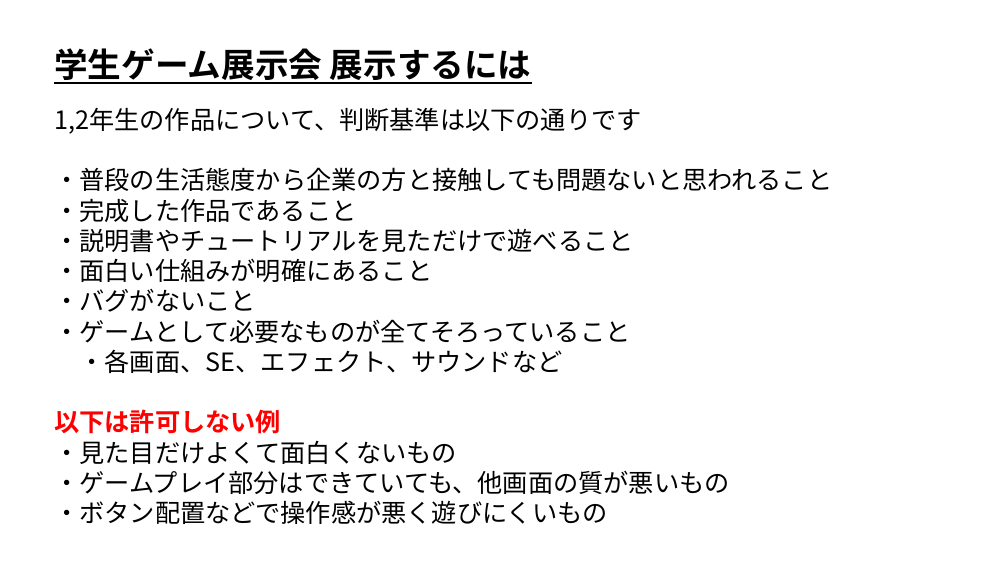
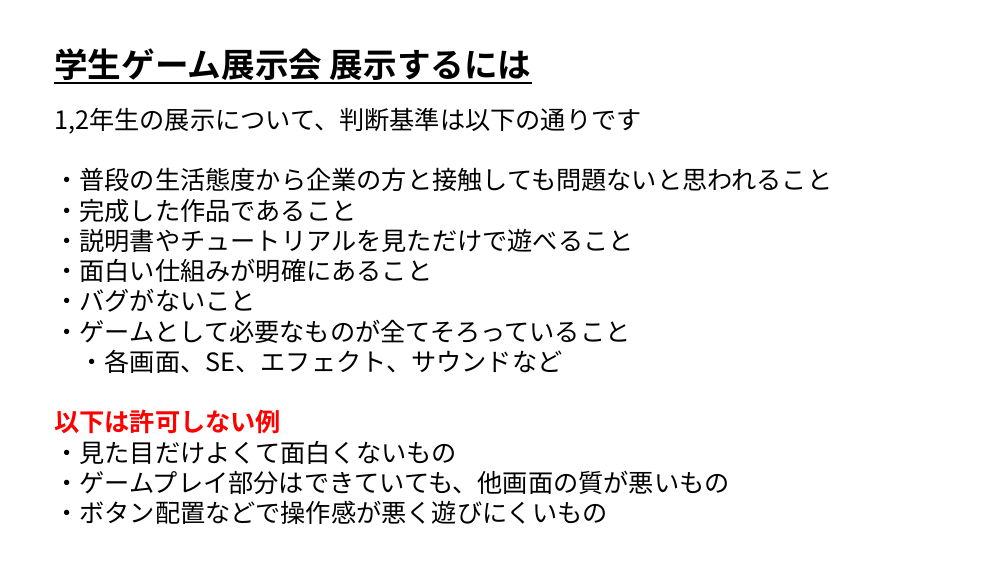
Before and after one commit to ArakiYusuke-Ohara/Textbook, a slide deck: slide 6 of その他/ゲーム展示会/学生ゲーム展示会について.pptx (slide 4 before the commit). Drawn at 1008x567 pixels with LibreOffice and Linux fonts; fonts in the diff are those of the drawing. Boxes give left, top, right and bottom in pixels: in the first picture for what was removed or moved away, otherwise in the second. Text is boxed around its words. In the diff, an @@ line names an element or a change of style, - is before the commit and + after.

```diff
--- a/その他/ゲーム展示会/学生ゲーム展示会について.pptx
+++ b/その他/ゲーム展示会/学生ゲーム展示会について.pptx
@@ text at (54,107,641,134): text changed @@
-1,2年生の作品について、判断基準は以下の通りです
+1,2年生の展示について、判断基準は以下の通りです
```
Also in this commit, not shown: 1 other slide changed, 2 slides added, 1 other file.
